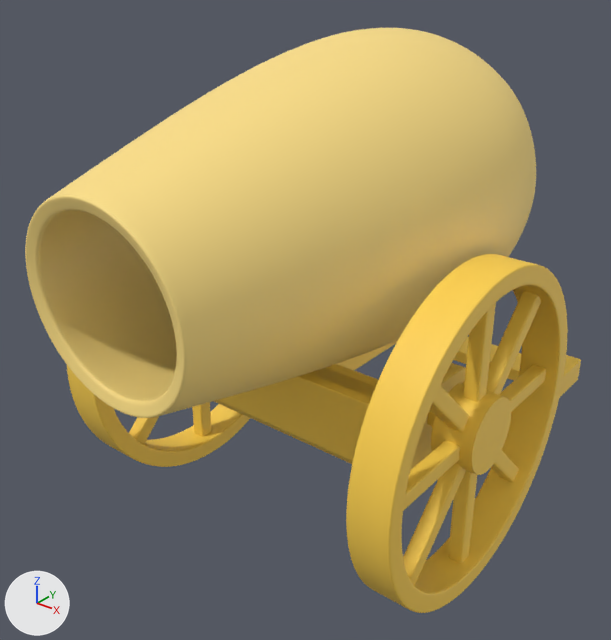
A saved change to the glTF model src/worlds/KIN_ShootAndDrop/assets/models/Canon.glb.
Before and after are seen from a camera (50 mm lens) standing at (7.25, -13.3, 6.92) and looking at (-3.21, -0.23, -1.19). Arrows for +X, +Y and +Z are at lower left; the lights stay in place. Where no turn or scale is listed for an object, it has been applied to the vertices.

Objects in the first picture: 'pCube10_lambert1_0', 'pCube11_lambert1_0', 'pCube12_lambert1_0', 'pCube14_lambert1_0', 'pCube15_lambert1_0', 'pCube17_lambert1_0', 'pCube3_lambert3_0', 'pCube6_lambert1_0', 'pCube7_lambert1_0', 'pCube8_lambert1_0', 'pCube9_lambert1_0', 'pCylinder5_lambert2_0', 'pCylinder6_lambert1_0', 'pCylinder7_lambert1_0', 'pCylinder9_lambert1_0'.
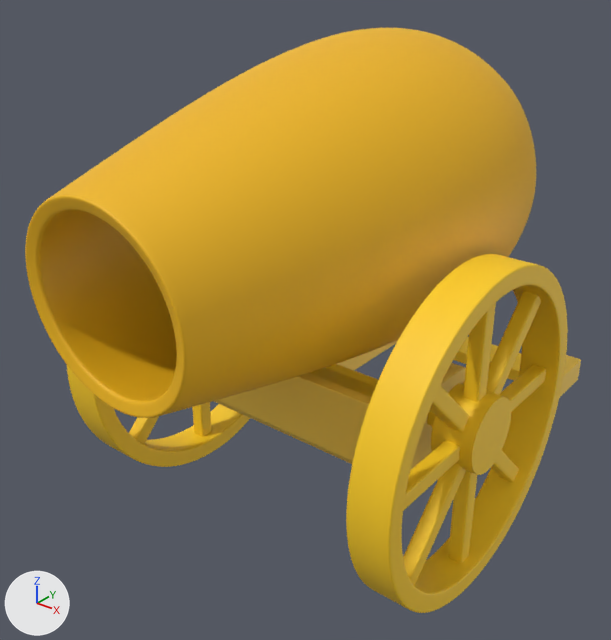
Changed parts and their boxes [x1, y1, x2, y2] in the pictures (611 x 640 px):
'pCylinder5_lambert2_0', recoloured: [25, 28, 536, 418] in both
'pCylinder6_lambert1_0', recoloured: [346, 254, 568, 613] in both
'pCylinder9_lambert1_0', recoloured: [67, 366, 250, 467] in both
'pCube12_lambert1_0', recoloured: [403, 291, 541, 586] in both
'pCylinder7_lambert1_0', recoloured: [431, 383, 511, 475] in both
'pCube9_lambert1_0', recoloured: [448, 303, 496, 563] in both
'pCube10_lambert1_0', recoloured: [403, 365, 546, 511] in both
'pCube11_lambert1_0', recoloured: [430, 385, 519, 482] in both
'pCube7_lambert1_0', recoloured: [310, 368, 375, 397] in both
'pCube15_lambert1_0', recoloured: [192, 402, 211, 437] in both
'pCube6_lambert1_0', recoloured: [396, 337, 521, 380] in both
'pCube14_lambert1_0', recoloured: [129, 416, 159, 444] in both
'pCube8_lambert1_0', recoloured: [326, 364, 378, 387] in both
'pCube17_lambert1_0', recoloured: [427, 410, 436, 426] in both

The change, as a list of edits to the scene's bpy script:
```text
Change mat_lambert2:
    mat_lambert2.base_color: (1.0, 0.753, 0.242) -> (1.0, 0.631, 0.0144)  # yellow #ffe187 -> yellow #ffd020
Change mat_lambert3:
    mat_lambert3.base_color: (1.0, 0.651, 0.0782) -> (0.888, 0.485, 0.00561)  # yellow #ffd34f -> yellow #f2b911
Change me_pcylinder6_lambert1_0:
    where me_pcylinder6_lambert1_0.from_pydata(...)  # 7680 vertices, 15360 faces; spans x -0.44..0.44, y -3.44..3.44, z -3.44..3.44
    remove me_pcylinder6_lambert1_0.materials.append(mat_lambert1)  # yellow #ffd34f
    add me_pcylinder6_lambert1_0.materials.append(mat_lambert2)  # yellow #ffd020
Change me_pcylinder5_lambert2_0:
    where me_pcylinder5_lambert2_0.from_pydata(...)  # 19458 vertices, 38912 faces; spans x -3.15..3.16, y -6.72..4.54, z -3.06..3.25
    remove me_pcylinder5_lambert2_0.materials.append(mat_lambert2)  # yellow #ffe187
    add me_pcylinder5_lambert2_0.materials.append(mat_lambert3)  # yellow #f2b911
Change me_pcube15_lambert1_0:
    where me_pcube15_lambert1_0.from_pydata(...)  # 866 vertices, 1728 faces; spans x -0.16..0.16, y -0.18..0.18, z -3.15..3.15
    remove me_pcube15_lambert1_0.materials.append(mat_lambert1)  # yellow #ffd34f
    add me_pcube15_lambert1_0.materials.append(mat_lambert2)  # yellow #ffd020
Change me_pcube14_lambert1_0:
    where me_pcube14_lambert1_0.from_pydata(...)  # 866 vertices, 1728 faces; spans x -0.16..0.16, y -2.34..2.34, z -2.34..2.34
    remove me_pcube14_lambert1_0.materials.append(mat_lambert1)  # yellow #ffd34f
    add me_pcube14_lambert1_0.materials.append(mat_lambert2)  # yellow #ffd020
Change me_pcylinder7_lambert1_0:
    where me_pcylinder7_lambert1_0.from_pydata(...)  # 82 vertices, 160 faces; spans x -0.44..0.44, y -0.78..0.78, z -0.78..0.78
    remove me_pcylinder7_lambert1_0.materials.append(mat_lambert1)  # yellow #ffd34f
    add me_pcylinder7_lambert1_0.materials.append(mat_lambert2)  # yellow #ffd020
Change me_pcube7_lambert1_0:
    where me_pcube7_lambert1_0.from_pydata(...)  # 866 vertices, 1728 faces; spans x -2.44..2.44, y -1.07..1.07, z -0.17..0.17
    remove me_pcube7_lambert1_0.materials.append(mat_lambert1)  # yellow #ffd34f
    add me_pcube7_lambert1_0.materials.append(mat_lambert2)  # yellow #ffd020
Change me_pcube6_lambert1_0:
    where me_pcube6_lambert1_0.from_pydata(...)  # 866 vertices, 1728 faces; spans x -2.44..2.44, y -0.5..0.5, z -0.17..0.17
    remove me_pcube6_lambert1_0.materials.append(mat_lambert1)  # yellow #ffd34f
    add me_pcube6_lambert1_0.materials.append(mat_lambert2)  # yellow #ffd020
Change me_pcube11_lambert1_0:
    where me_pcube11_lambert1_0.from_pydata(...)  # 866 vertices, 1728 faces; spans x -0.16..0.16, y -2.34..2.34, z -2.34..2.34
    remove me_pcube11_lambert1_0.materials.append(mat_lambert1)  # yellow #ffd34f
    add me_pcube11_lambert1_0.materials.append(mat_lambert2)  # yellow #ffd020
Change me_pcube10_lambert1_0:
    where me_pcube10_lambert1_0.from_pydata(...)  # 866 vertices, 1728 faces; spans x -0.16..0.16, y -3.15..3.15, z -0.18..0.18
    remove me_pcube10_lambert1_0.materials.append(mat_lambert1)  # yellow #ffd34f
    add me_pcube10_lambert1_0.materials.append(mat_lambert2)  # yellow #ffd020
Change me_pcylinder9_lambert1_0:
    where me_pcylinder9_lambert1_0.from_pydata(...)  # 7680 vertices, 15360 faces; spans x -0.44..0.44, y -3.44..3.44, z -3.44..3.44
    remove me_pcylinder9_lambert1_0.materials.append(mat_lambert1)  # yellow #ffd34f
    add me_pcylinder9_lambert1_0.materials.append(mat_lambert2)  # yellow #ffd020
Change me_pcube9_lambert1_0:
    where me_pcube9_lambert1_0.from_pydata(...)  # 866 vertices, 1728 faces; spans x -0.16..0.16, y -0.18..0.18, z -3.15..3.15
    remove me_pcube9_lambert1_0.materials.append(mat_lambert1)  # yellow #ffd34f
    add me_pcube9_lambert1_0.materials.append(mat_lambert2)  # yellow #ffd020
Change me_pcube12_lambert1_0:
    where me_pcube12_lambert1_0.from_pydata(...)  # 866 vertices, 1728 faces; spans x -0.16..0.16, y -2.34..2.34, z -2.34..2.34
    remove me_pcube12_lambert1_0.materials.append(mat_lambert1)  # yellow #ffd34f
    add me_pcube12_lambert1_0.materials.append(mat_lambert2)  # yellow #ffd020
Change me_pcube8_lambert1_0:
    where me_pcube8_lambert1_0.from_pydata(...)  # 386 vertices, 768 faces; spans x -2.44..2.44, y -0.46..0.46, z -0.67..0.67
    remove me_pcube8_lambert1_0.materials.append(mat_lambert1)  # yellow #ffd34f
    add me_pcube8_lambert1_0.materials.append(mat_lambert2)  # yellow #ffd020
```
